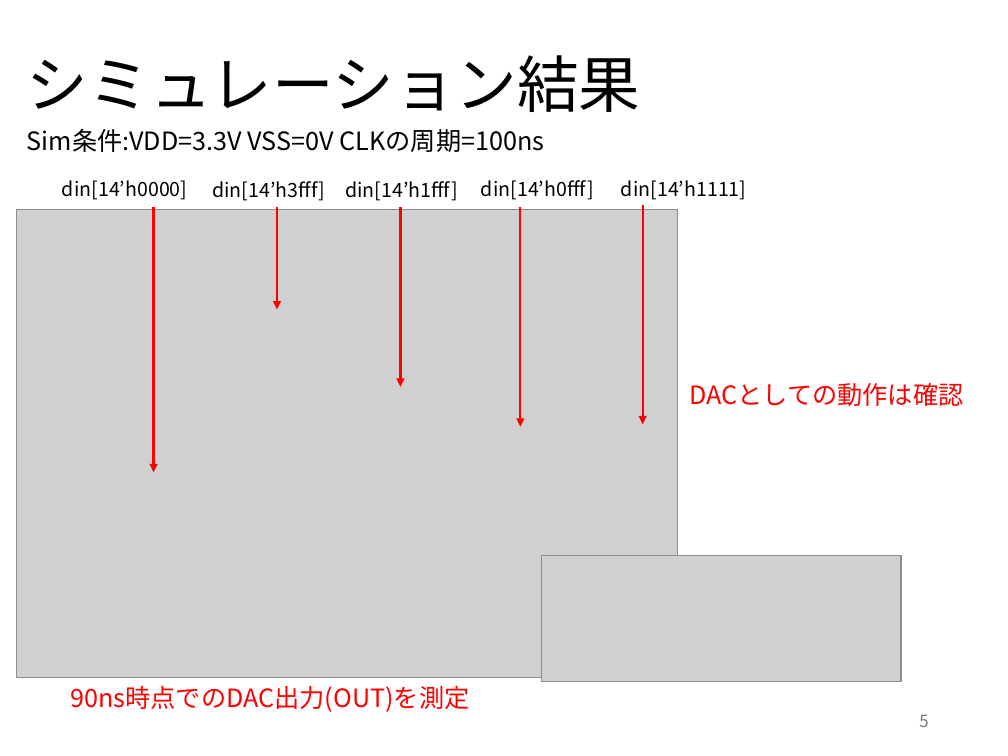
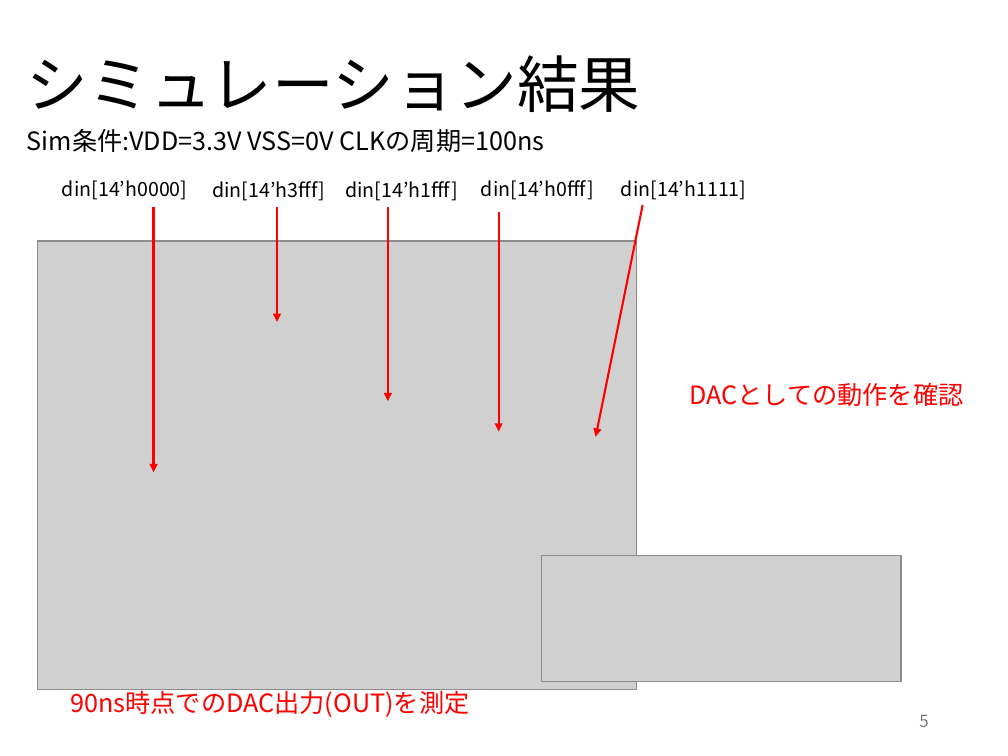
Before and after one commit to nkeita1204/lr_noda, a slide deck: slide 5 of LR課題_報告書.pptx. Drawn at 1008x756 pixels with LibreOffice and Linux fonts; fonts in the diff are those of the drawing; grey boxes stand for pictures. Boxes give left, top, right and bottom in pixels: in the first picture for what was removed or moved away, otherwise in the second. Text is boxed around its words. In the diff, an @@ line names an element or a change of style, - is before the commit and + after.

```diff
--- a/LR課題_報告書.pptx
+++ b/LR課題_報告書.pptx
@@ arrow moved from (277, 208) - (277, 309) to (277, 208) - (277, 322) @@
@@ arrow moved from (400, 208) - (400, 387) to (388, 207) - (388, 401) @@
@@ arrow moved from (643, 205) - (643, 424) to (643, 205) - (596, 436) @@
@@ arrow moved from (520, 208) - (520, 426) to (499, 213) - (499, 431) @@
@@ picture: place and size @@
-picture at box(17, 210, 678, 677)
+picture at box(37, 241, 637, 689)
@@ text at box(689, 383, 963, 406): text changed @@
-DACとしての動作は確認
+DACとしての動作を確認
@@ text "90ns時点でのDAC出力(OUT)を測定" rewrapped from box(70, 685, 469, 712) to box(70, 686, 469, 717) @@
```
Also in this commit, not shown: 1 other slide changed, 2 other files.
